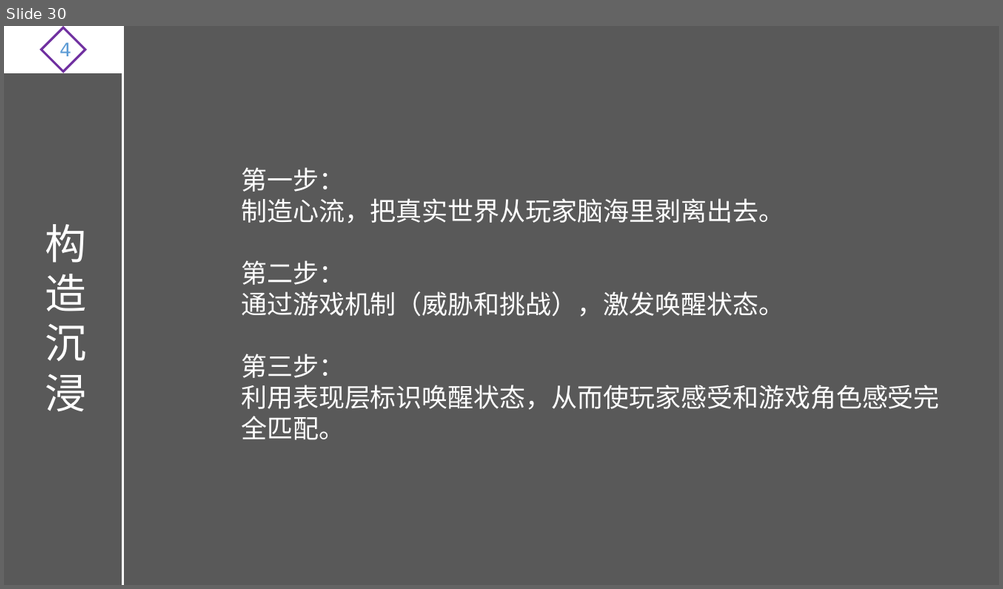
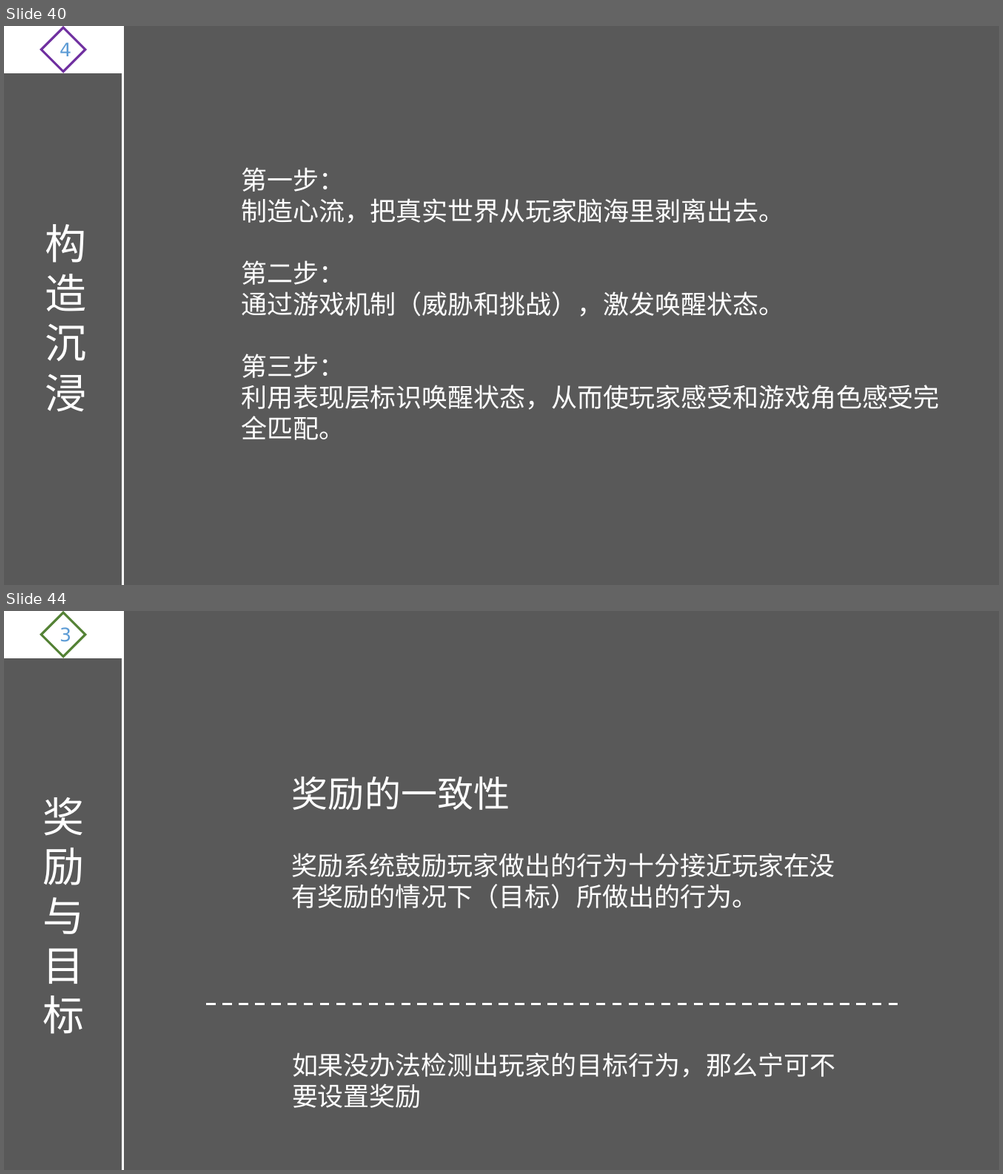
Before and after one commit to ThreePeopleGame/Death, a slide deck: Share/游戏设计理论.pptx. Shown one above the other, each under a label of ours: slide 30 before the commit, slides 40 and 44 after it; the slides between them are not shown. The pictures are 1003x589 and 1003x1174 pixels, drawn with LibreOffice and Linux fonts; fonts in the diff are those of the drawing. Boxes give left, top, right and bottom in pixels: in the first picture for what was removed or moved away, otherwise in the second. Text is boxed around its words. In the diff, an @@ line names an element or a change of style, - is before the commit and + after.

```diff
--- a/Share/游戏设计理论.pptx
+++ b/Share/游戏设计理论.pptx
@@ slide 44 added at <box>4,611,999,1170</box>, background #595959 @@
@@ rectangle added at <box>4,611,122,658</box>, fill #FFFFFF, outline #FFFFFF 1.5 pt @@
@@ diamond added at <box>41,612,85,657</box>, outline #548235 2.25 pt, 18 pt, text #5B9BD5 @@
+3
@@ line added from (122, 611) to (122, 1170), #FFFFFF 2.25 pt @@
@@ text added at <box>292,777,509,810</box>, 35 pt, text #FFFFFF @@
+奖励的一致性
@@ text added at <box>42,797,84,1034</box>, 40 pt, text #FFFFFF @@
+奖励与目标
@@ text added at <box>292,853,835,908</box>, 25 pt, text #FFFFFF @@
+奖励系统鼓励玩家做出的行为十分接近玩家在没有奖励的情况下（目标）所做出的行为。
@@ line added from (206, 1004) to (904, 1004), #FFFFFF 2.25 pt dashed @@
@@ text added at <box>292,1053,835,1108</box>, 25 pt, text #FFFFFF @@
+如果没办法检测出玩家的目标行为，那么宁可不要设置奖励
@@ what was slide 30 is now slide 40 @@
```
Also in this commit, not shown: 4 slides changed, 14 other slides added, 1 slide removed, 1 other file.
